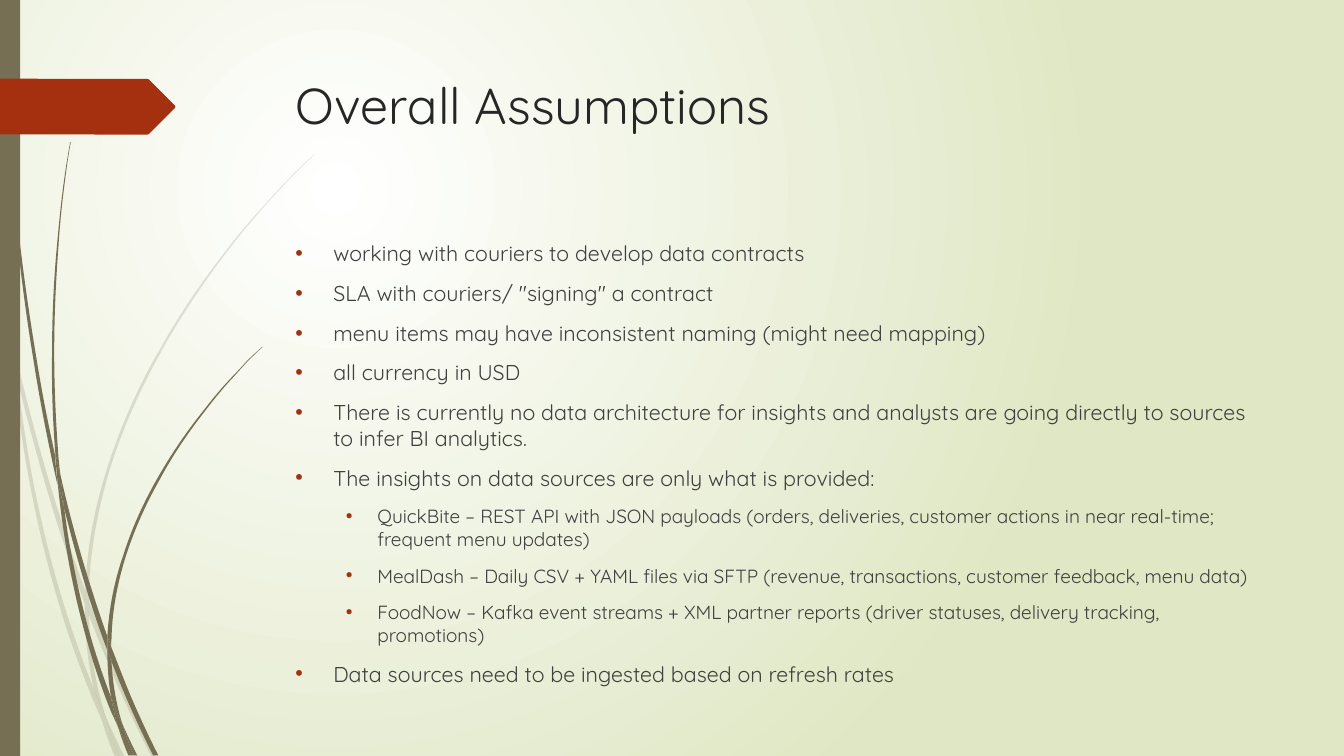
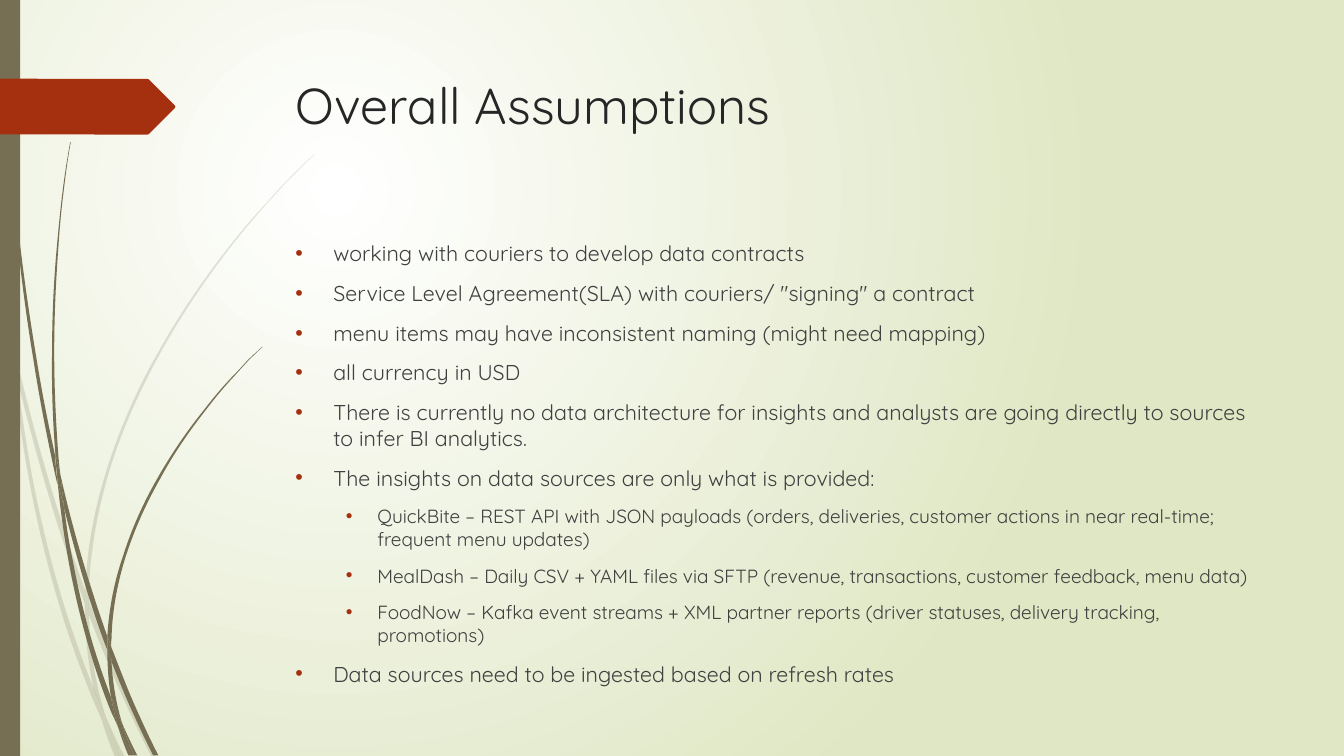
Before and after one commit to gabrielchanyk/food_insights_data_engineering, a slide deck: slide 6 of InsightEats Case Study.pptx (slide 5 before the commit). Drawn at 1344x756 pixels with LibreOffice and Linux fonts; fonts in the diff are those of the drawing. Boxes give left, top, right and bottom in pixels: in the first picture for what was removed or moved away, otherwise in the second. Text is boxed around its words. In the diff, an @@ line names an element or a change of style, - is before the commit and + after.

```diff
--- a/InsightEats Case Study.pptx
+++ b/InsightEats Case Study.pptx
@@ text at (333,284,975,306): text changed @@
-• SLA with couriers/ "signing" a contract
+• Service Level Agreement(SLA) with couriers/ "signing" a contract
```
Also in this commit, not shown: 1 other slide changed, 1 slide added.
